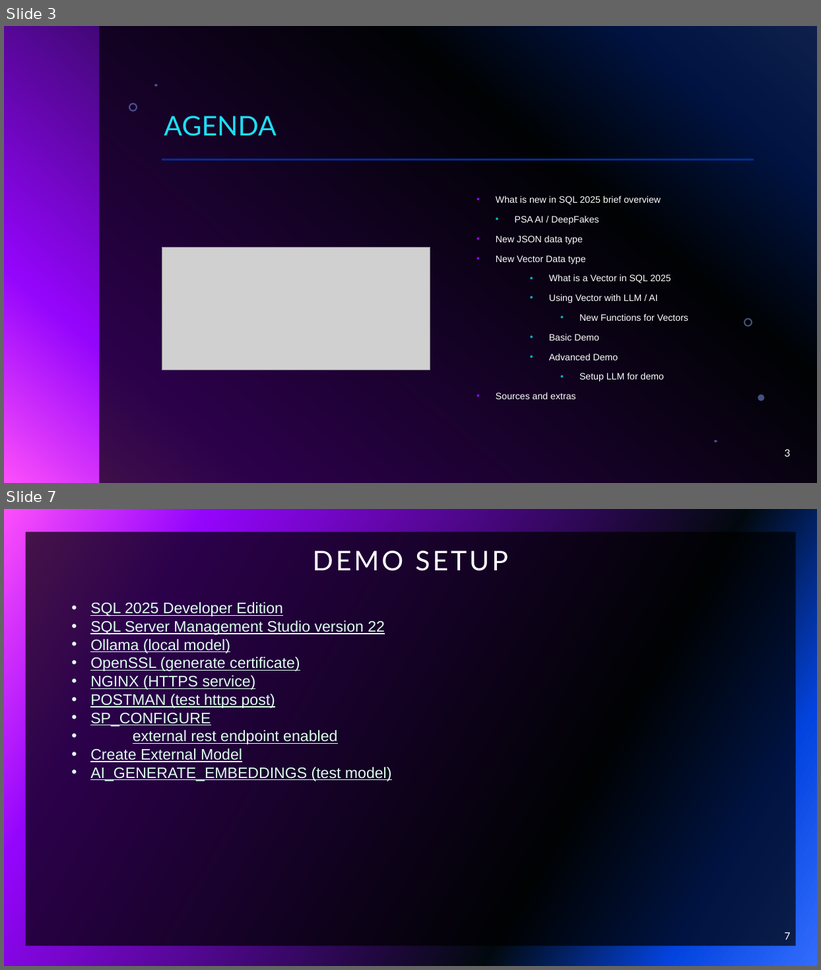
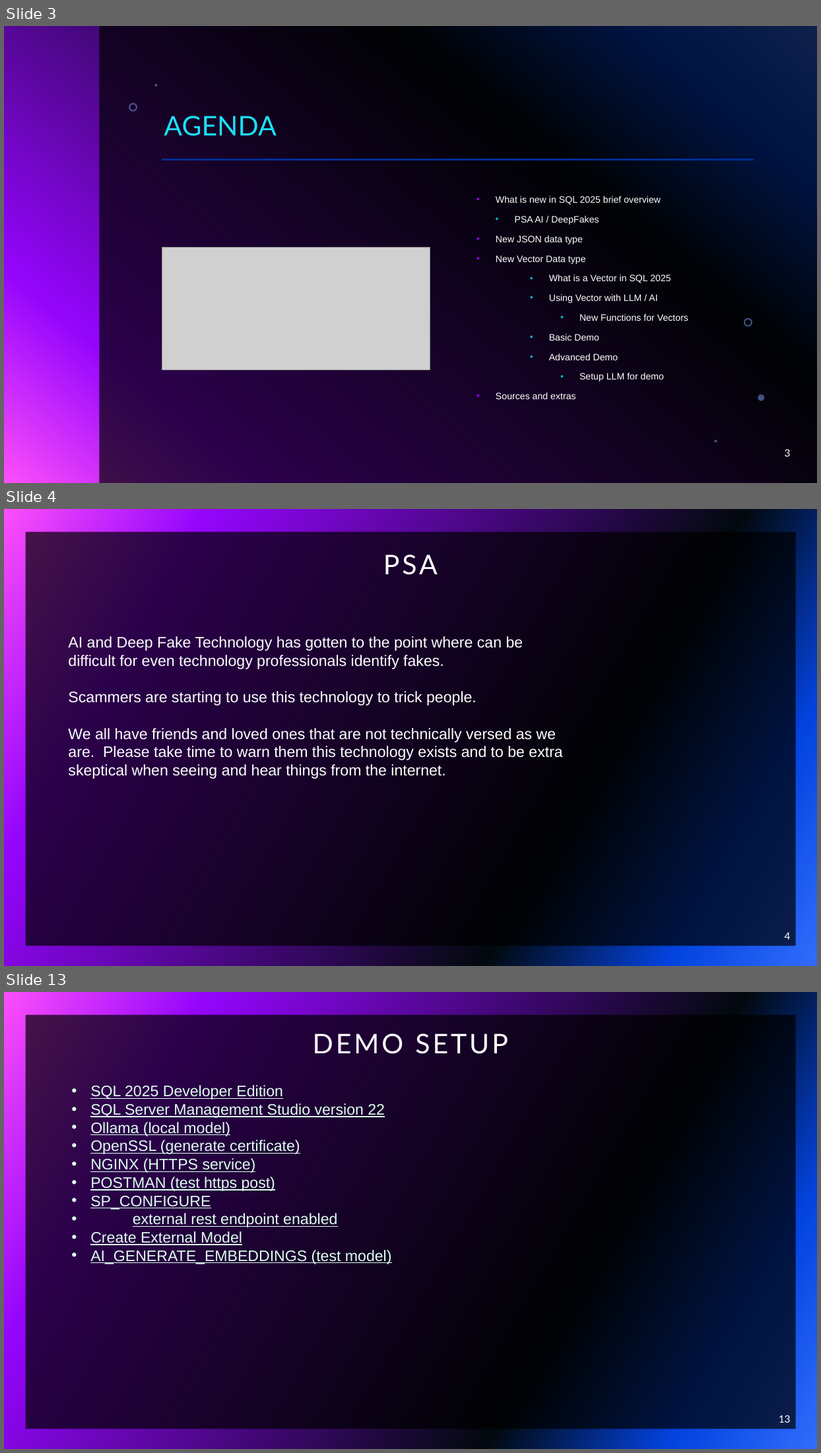
Before and after one commit to sqlbouncer/PSSUG_202512, a slide deck: PSSUG_202511.pptx. Shown one above the other, each under a label of ours: slides 3 and 7 before the commit, slides 3, 4 and 13 after it; the slides between them are not shown. The pictures are 821x970 and 821x1453 pixels, drawn with LibreOffice and Linux fonts; fonts in the diff are those of the drawing; grey boxes stand for pictures; background and template pictures are left out. Boxes give left, top, right and bottom in pixels: in the first picture for what was removed or moved away, otherwise in the second. Text is boxed around its words. In the diff, an @@ line names an element or a change of style, - is before the commit and + after.

```diff
--- a/PSSUG_202511.pptx
+++ b/PSSUG_202511.pptx
@@ slide 4 added at [4, 509, 817, 966], background gradient #316CFC to #0343DF to #02090E to #9405FC to #FC4EFB; not listed: 1 template element that a slide beside it also shows @@
@@ title added at [384, 555, 438, 575], 32 pt, text #FFFFFF @@
+PSA
@@ text added at [68, 636, 562, 779], 18 pt, text #FFFFFF @@
+AI and Deep Fake Technology has gotten to the point where can be difficult for even technology professionals identify fakes.
+Scammers are starting to use this technology to trick people.
+We all have friends and loved ones that are not technically versed as we are. Please take time to warn them this technology exists and to be extra skeptical when seeing and hear things from the internet.
@@ page number added at [785, 933, 791, 940], 12 pt, text #FFFFFF @@
+4
@@ what was slide 7 is now slide 13 @@
@@ page number at [779, 1416, 791, 1423]: text changed @@
-7
+13
```
Also in this commit, not shown: 3 slides changed, 6 other slides added, 2 slides removed, 4 other files.
